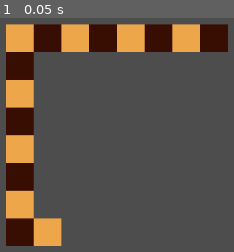
Above: before the commit, frame 1.
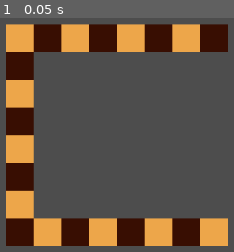
Above: after the commit, the same moment.

Repository: LuthienFowler/Chess_Experiment
Game: Godot game, scene res://main.tscn
Same seed, same stepped clock (60 frames per second), same inputs: the game is played once before the commit and once after it.
Inputs:
- Up to frame 1 (0.05 s): no input

The runs differ from the first frame. In frame 1, 8.5% of the frame differs, in the area x 26-98%, y 85-98%.

Commit message:
Another row done + no more print

Diff:
--- a/Tile.gd
+++ b/Tile.gd
@@ -17,7 +17,5 @@
 func color_tile():
 	if dark:
 		color = Color("380e02")
-		print("The tile has been colored a dark color")
 	else:
 		color = Color("eda64a")
-		print("The tile has been colored a light color")
--- a/main.tscn
+++ b/main.tscn
@@ -118,3 +118,45 @@
 offset_right = 92.0
 offset_bottom = 329.0
 color = Color(0.949823, 0.395207, 0.206917, 1)
+
+[node name="Tile17" parent="Board" instance=ExtResource("1_a0bsv")]
+offset_left = 92.0
+offset_top = 289.0
+offset_right = 132.0
+offset_bottom = 329.0
+dark = true
+
+[node name="Tile18" parent="Board" instance=ExtResource("1_a0bsv")]
+offset_left = 132.0
+offset_top = 289.0
+offset_right = 172.0
+offset_bottom = 329.0
+color = Color(0.89074, 0.345333, 0.152792, 1)
+
+[node name="Tile19" parent="Board" instance=ExtResource("1_a0bsv")]
+offset_left = 172.0
+offset_top = 289.0
+offset_right = 212.0
+offset_bottom = 329.0
+dark = true
+
+[node name="Tile20" parent="Board" instance=ExtResource("1_a0bsv")]
+offset_left = 212.0
+offset_top = 289.0
+offset_right = 252.0
+offset_bottom = 329.0
+color = Color(0.952055, 0.402057, 0.216608, 1)
+
+[node name="Tile21" parent="Board" instance=ExtResource("1_a0bsv")]
+offset_left = 252.0
+offset_top = 289.0
+offset_right = 292.0
+offset_bottom = 329.0
+color = Color(0.20494, 0.0490369, 0.006879, 1)
+dark = true
+
+[node name="Tile22" parent="Board" instance=ExtResource("1_a0bsv")]
+offset_left = 292.0
+offset_top = 289.0
+offset_right = 332.0
+offset_bottom = 329.0
